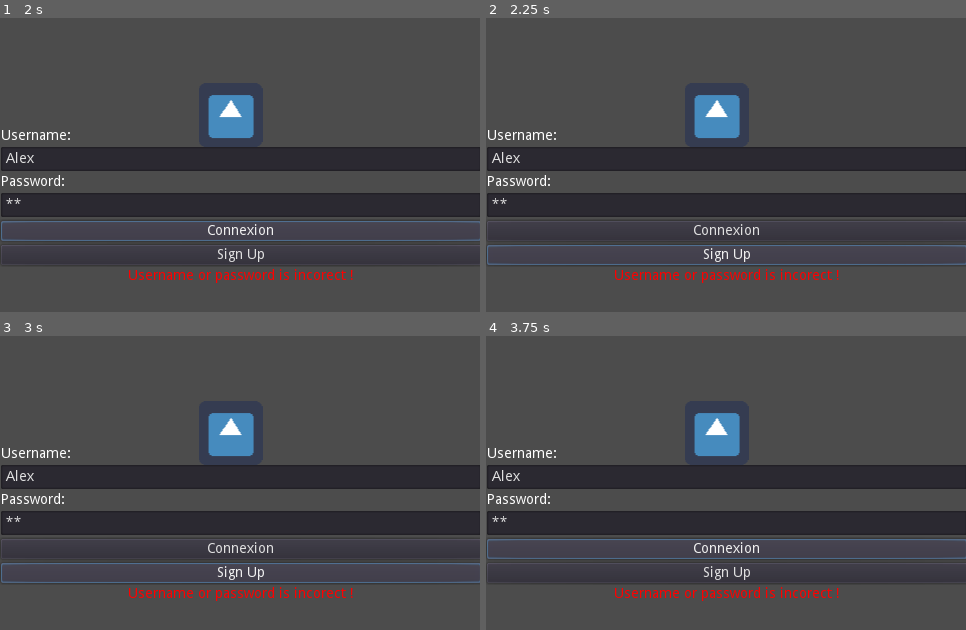
Above: before the commit, frames 1-4 (two rows, left to right).
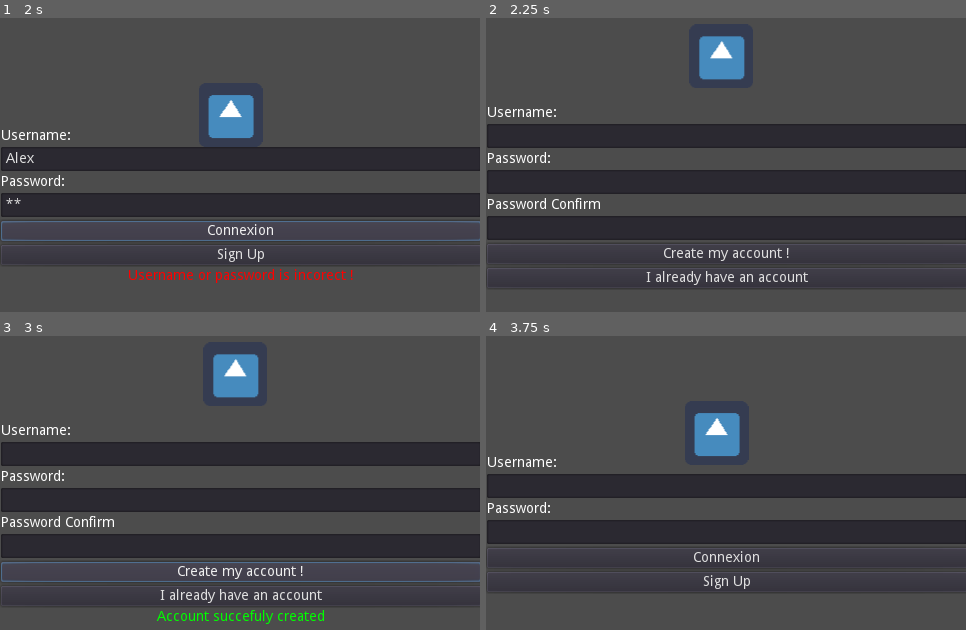
Above: after the commit, the same moments.

Repository: sassani134/ConnexionGodot
Game: Godot game, scene res://Scenes/Login.tscn
Two runs of this game, one before a commit and one after it. Both use one fixed random seed, a clock stepped at 60 frames per second and the inputs below. The engine's default icon, where the game draws it, is replaced by a stand-in: a white triangle on a blue panel in a dark square.
Inputs (mouse positions are in pixels of both pictures, inside the frame that each line leads up to):
- Up to frame 1 (2 s): click (240, 167) at 0.52 s; type "Alex" at 0.6 s; click (240, 214) at 0.75 s; type "12" at 0.83 s; click "Connexion" at 1.25 s
- Up to frame 2 (2.25 s): click "Sign Up" at 2 s
- Up to frame 3 (3 s): click "Sign Up" (after the commit: "Create my account !") at 2.75 s
- Up to frame 4 (3.75 s): click "Connexion" (after the commit: "I already have an account") at 3.5 s

Frame 1 is identical in both runs. In frame 2, 37% of the frame differs, in the area x 0-100%, y 6-92%; in frame 3, 38%, in the area x 0-100%, y 6-98%; in frame 4, 15%.

Commit message:
creation of account is now possible

Diff:
--- a/Gdscript/ButtonGdscript/DeleteButton.gd
+++ b/Gdscript/ButtonGdscript/DeleteButton.gd
@@ -8,7 +8,8 @@
 
 # Called when the node enters the scene tree for the first time.
 func _ready():
-	pass # Replace with function body.
+	$HTTPRequest.connect("request_completed", self, "_on_request_completed")
+	print("OK done")
 
 
 # Called every frame. 'delta' is the elapsed time since the previous frame.
--- a/Gdscript/Login.gd
+++ b/Gdscript/Login.gd
@@ -14,7 +14,7 @@
 
 
 func _on_SignUpButton_pressed():
-	get_tree().change_scene("res://SignUp.tscn")
+	get_tree().change_scene("res://Scenes/SignUp.tscn")
 	pass # Replace with function body.
 
 
--- a/Gdscript/SignUp.gd
+++ b/Gdscript/SignUp.gd
@@ -12,13 +12,8 @@
 	pass # Replace with function body.
 
 
-# Called every frame. 'delta' is the elapsed time since the previous frame.
-#func _process(delta):
-#	pass
-
-
 func _on_LoginButton_pressed():
-	get_tree().change_scene("res://Login.tscn")
+	get_tree().change_scene("res://Scenes/Login.tscn")
 	pass # Replace with function body.
 
 
@@ -27,17 +22,14 @@
 	print(headers)
 	print(response_code)
 
-	if $VBoxContainer/PasswordLineEdit != $VBoxContainer/PasswordLineEdit2.get_text():
-		$VBoxContainer/ErrorLabel.text ="Passwords have to be the same"
-		$VBoxContainer/ConnexionFailedLabel.visible = true
-		$VBoxContainer/ConnexionFailedLabel.visible = false
-		$VBoxContainer/ConnexionFailedLabel.visible = true
-	elif response_code == 200 || 201:
+	if response_code == 200 || 201:
+		$VBoxContainer/ErrorLabel.add_color_override("font_color", Color(0,1,0))
 		$VBoxContainer/ErrorLabel.text ="Account succefuly created"
 		$VBoxContainer/ErrorLabel.visible = true
 		$VBoxContainer/ErrorLabel.visible = false
 		$VBoxContainer/ErrorLabel.visible = true
 	else:
+		$VBoxContainer/ErrorLabel.add_color_override("font_color", Color(1,0,0))
 		$VBoxContainer/ErrorLabel.text ="Something went wrong"
 		$VBoxContainer/ConnexionFailedLabel.visible = true
 		$VBoxContainer/ConnexionFailedLabel.visible = false
@@ -47,12 +39,20 @@
 
 
 func _on_SignUpButton_pressed():
+
+	if $VBoxContainer/PasswordLineEdit.get_text() != $VBoxContainer/PasswordLineEdit2.get_text():
+		$VBoxContainer/ErrorLabel.text ="Passwords have to be the same"
+		$VBoxContainer/ConnexionFailedLabel.visible = true
+		$VBoxContainer/ConnexionFailedLabel.visible = false
+		$VBoxContainer/ConnexionFailedLabel.visible = true
+		return
+
 	var headers = ["Content-Type: application/json"]
 	var body = {"email":$VBoxContainer/UserNameLineEdit.get_text(),
 	"password":$VBoxContainer/PasswordLineEdit.get_text(),
 	"password_confirmation":$VBoxContainer/PasswordLineEdit2.get_text()}
 	body = JSON.print(body)
-	var error = $HTTPRequest.request("http://127.0.0.1:3000/",headers, true, HTTPClient.METHOD_POST, body)
+	var error = $HTTPRequest.request("http://127.0.0.1:3000/auth/",headers, true, HTTPClient.METHOD_POST, body)
 	if error != OK:
 		push_error(" An error occured in the HTTP request")
 	pass # Replace with function body.
--- a/Scenes/SignUp.tscn
+++ b/Scenes/SignUp.tscn
@@ -2,7 +2,6 @@
 
 [ext_resource path="res://icon.png" type="Texture" id=1]
 [ext_resource path="res://Gdscript/SignUp.gd" type="Script" id=2]
-
 
 [node name="SignUp" type="Control"]
 anchor_right = 1.0
